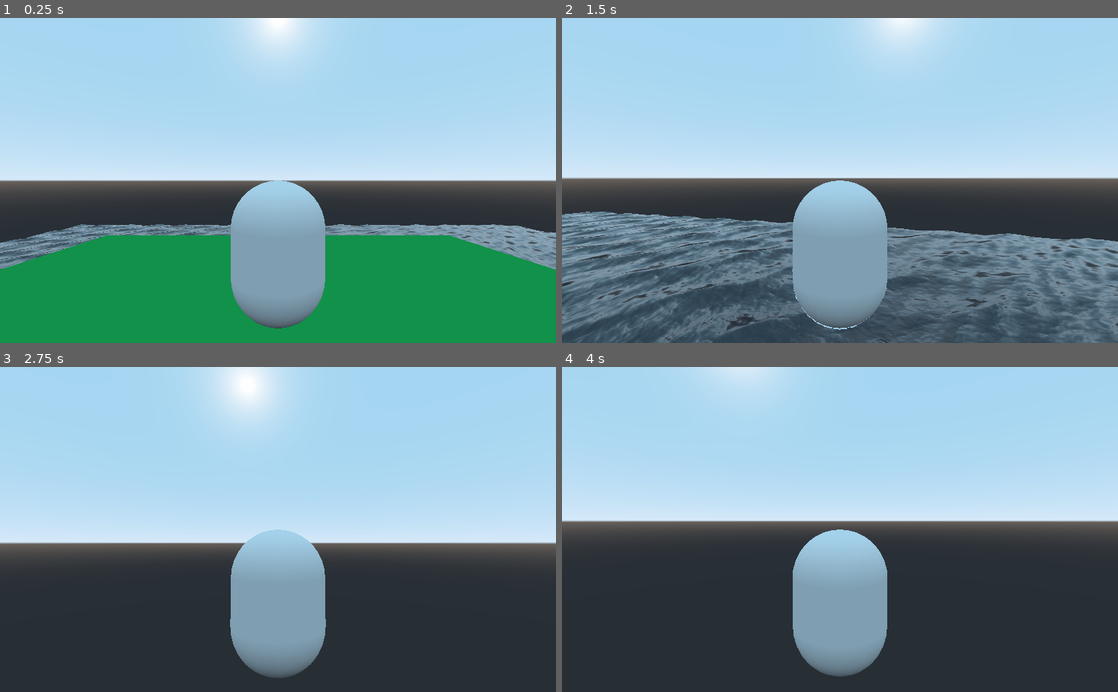
Above: before the commit, frames 1-4 (two rows, left to right).
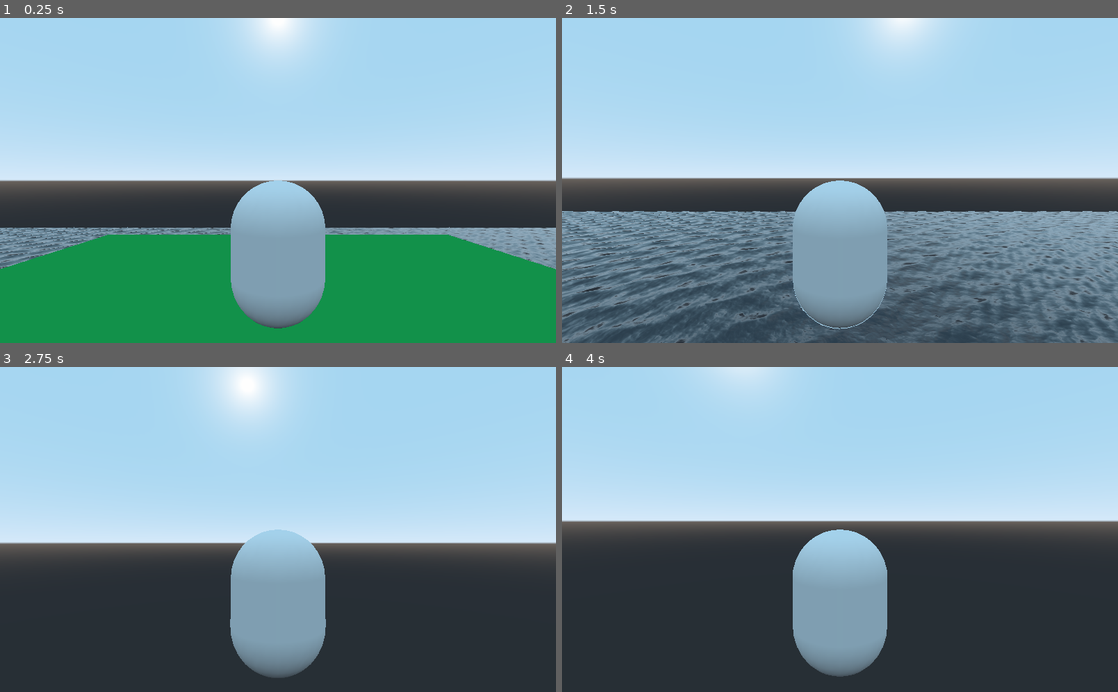
Above: after the commit, the same moments.

Repository: Attila1617/Symmetry
Game: Godot game, scene res://TestRoom.tscn
The game is run twice, just before and just after one commit, with the same random seed, the same clock (stepped at 60 frames per second) and the same inputs.
Inputs (mouse positions are in pixels of both pictures, inside the frame that each line leads up to):
- Up to frame 1 (0.25 s): no input
- Up to frame 2 (1.5 s): move the mouse to (867, 180) at 0.52 s; hold Shift (shift) 0.53-1.28 s; hold W (move_forward) from 0.53 s (still down); tap Space (jump) at 0.77 s; move the mouse to (812, 180) at 1.27 s; tap Shift (shift) at 1.35 s
- Up to frame 3 (2.75 s): keep holding W (move_forward); tap Space (jump) at 1.52 s; move the mouse to (289, 523) at 2.02 s; hold Shift (shift) from 2.03 s (still down)
- Up to frame 4 (4 s): keep holding W (move_forward); tap Enter at 2.75 s; move the mouse to (834, 536) at 2.77 s; release Shift (shift) at 2.78 s; tap Shift (shift) at 2.85 s; tap Space (jump) at 3.02, 3.5, 3.77 s; move the mouse to (878, 532) at 3.52 s; hold Shift (shift) from 3.53 s (still down)

The runs differ from the first frame. In frame 1, 2.3% of the frame differs, in the area x 0-100%, y 63-78%; in frame 2, 15%, in the area x 0-100%, y 59-100%; in frame 3, less than 0.1%; in frame 4, less than 0.1%.

Commit message:
player controller's gravity settings change

Diff:
--- a/Player/Player.gd
+++ b/Player/Player.gd
@@ -3,8 +3,8 @@
 export var speed : float = 20
 export var acceleration : float = 15
 export var air_acceleration : float = 5
-export var gravity : float = 0.98
-export var max_terminal_velocity : float = 54
+export var gravity : float = 1.0
+export var max_terminal_velocity : float = 50
 export var jump_power : float = 20
 
 export(float, 0.1, 1) var mouse_sensitivity : float = 0.3
--- a/TestRoom.tscn
+++ b/TestRoom.tscn
@@ -8,7 +8,7 @@
 
 [sub_resource type="PlaneMesh" id=2]
 material = ExtResource( 2 )
-size = Vector2( 128, 128 )
+size = Vector2( 500, 500 )
 subdivide_width = 256
 subdivide_depth = 256
 
@@ -22,8 +22,9 @@
 
 [node name="Player" parent="." instance=ExtResource( 1 )]
 transform = Transform( 1, 2.50306e-11, 0, -1.7284e-12, 1, 0, 0, 0, 1, -0.000585678, 20.8322, -0.00103119 )
+gravity = 1.0
+max_terminal_velocity = 50.0
 
 [node name="Water" type="MeshInstance" parent="."]
-transform = Transform( 1, 0, 0, 0, 1, 0, 0, 0, 1, 5.5269, 7.15866, 0 )
 mesh = SubResource( 2 )
 material/0 = ExtResource( 2 )
